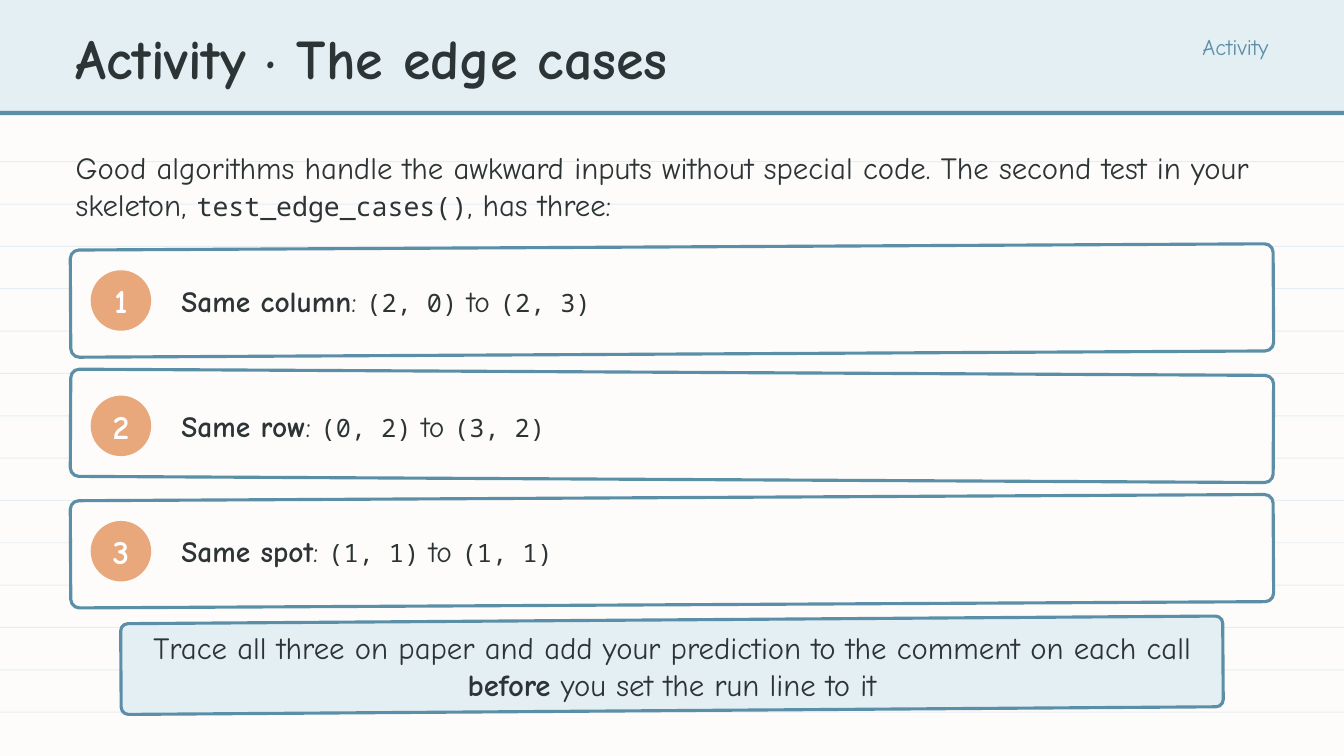
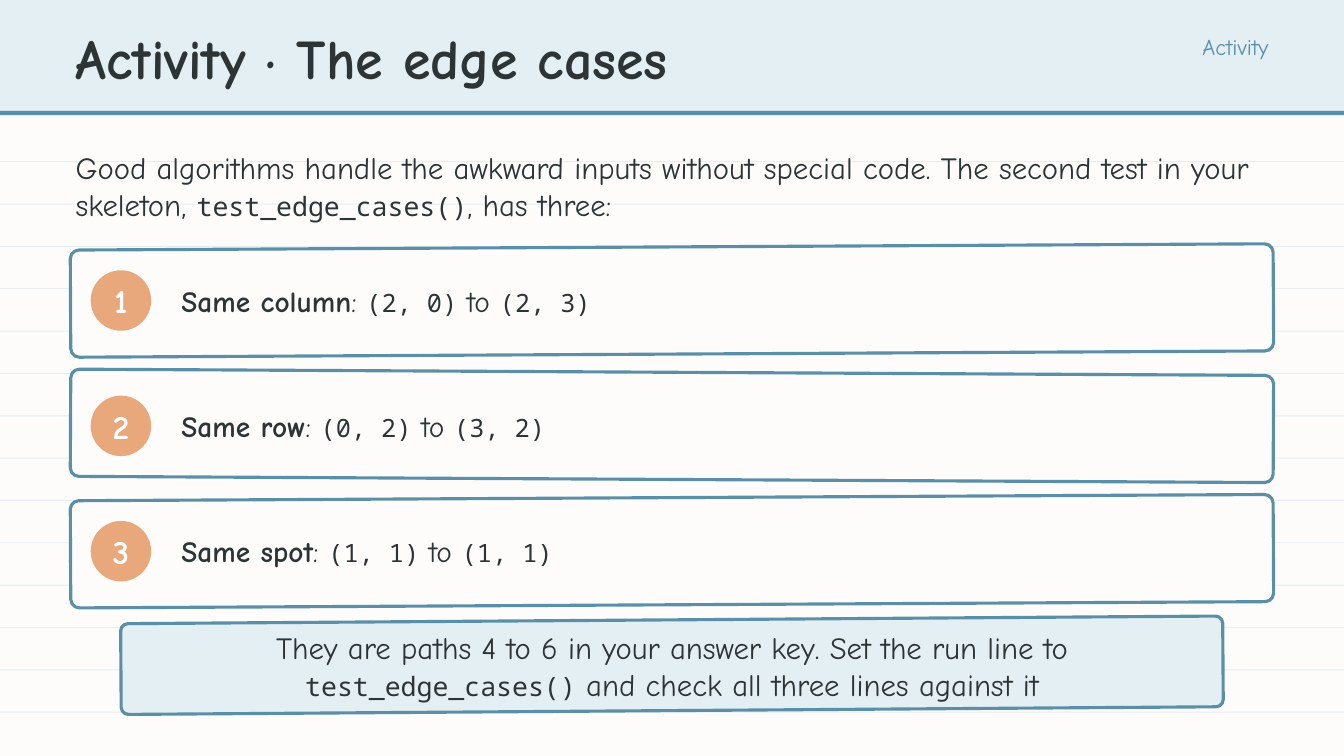
Before and after one commit to bradamiller/LearningPython, a slide deck: slide 28 of static/slides/module-04-manhattan/module-4-lesson-04-the-manhattan-algorithm.pptx (slide 26 before the commit). Drawn at 1344x756 pixels with LibreOffice and Linux fonts; fonts in the diff are those of the drawing. Boxes give left, top, right and bottom in pixels: in the first picture for what was removed or moved away, otherwise in the second. Text is boxed around its words. In the diff, an @@ line names an element or a change of style, - is before the commit and + after.

```diff
--- a/static/slides/module-04-manhattan/module-4-lesson-04-the-manhattan-algorithm.pptx
+++ b/static/slides/module-04-manhattan/module-4-lesson-04-the-manhattan-algorithm.pptx
@@ text at [276,638,1068,703]: text changed @@
-Trace all three on paper and add your prediction to the comment on each call before you set the run line to it
+They are paths 4 to 6 in your answer key. Set the run line to test_edge_cases() and check all three lines against it
```
Also in this commit, not shown: 7 other slides changed, 2 slides added, 28 other files.
